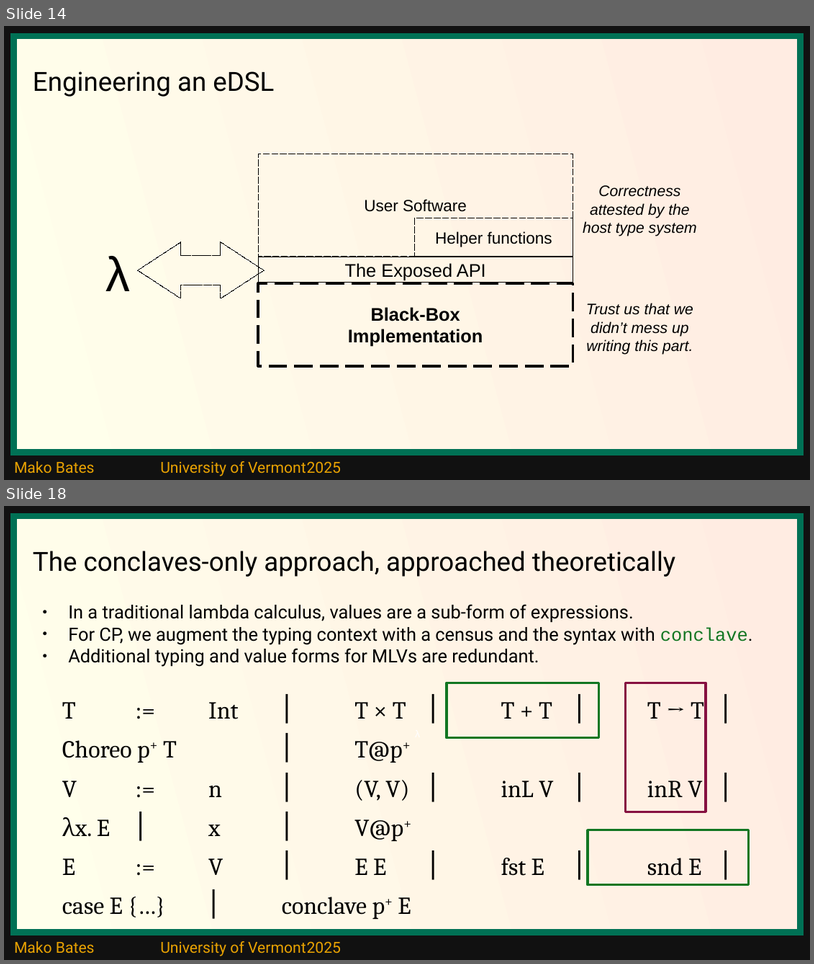
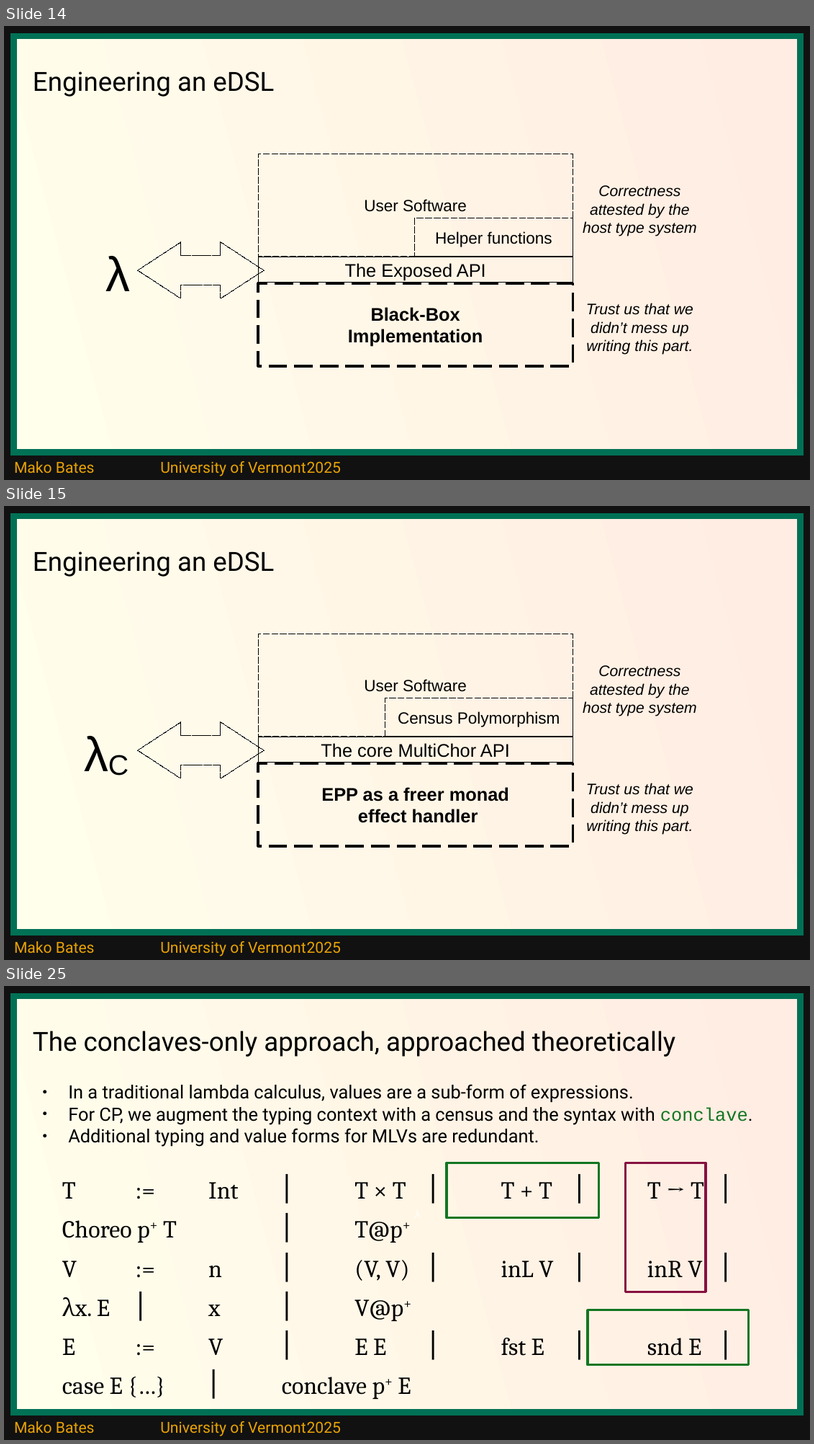
Before and after one commit to ShapeOfMatter/thesis_CP_UVM, a slide deck: thesis defense.odp. Shown one above the other, each under a label of ours: slides 14 and 18 before the commit, slides 14, 15 and 25 after it; the slides between them are not shown. The pictures are 814x964 and 814x1444 pixels, drawn with LibreOffice and Linux fonts; fonts in the diff are those of the drawing. Boxes give left, top, right and bottom in pixels: in the first picture for what was removed or moved away, otherwise in the second. Text is boxed around its words. In the diff, an @@ line names an element or a change of style, - is before the commit and + after.

```diff
--- a/thesis defense.odp
+++ b/thesis defense.odp
@@ slide 15 added at (4,506,810,960), background #111111; not listed: 2 template elements that a slide beside it also shows @@
@@ title added at (33,551,274,577), 26 pt, text #000000 @@
+Engineering an eDSL
@@ rectangle added at (258,634,573,736), outline #000000 0 pt dashed, 16 pt, text #000000 @@
+User Software
@@ text added at (583,665,697,716), 15 pt, text #000000, italic @@
+Correctness attested by the host type system
@@ rectangle added at (386,698,574,736), outline #000000 0 pt dashed, 16 pt, text #000000 @@
+Census Polymorphism
@@ text added at (77,719,137,835), 48 pt, text #000000 @@
+λC
@@ left right arrow added at (138,722,265,778), outline #000000 0 pt dashed @@
@@ rectangle added at (258,737,573,762), outline #000000 0 pt, 18 pt, text #000000 @@
+The core MultiChor API
@@ rectangle added at (258,763,573,846), outline #000000 2.3 pt dashed, 18 pt, text #000000, bold @@
+EPP as a freer monad
+effect handler
@@ text added at (586,782,694,834), 15 pt, text #000000, italic @@
+Trust us that we didn’t mess up writing this part.
@@ what was slide 18 is now slide 25 @@
```
Also in this commit, not shown: 5 slides changed, 13 other slides added, 4 slides removed.
